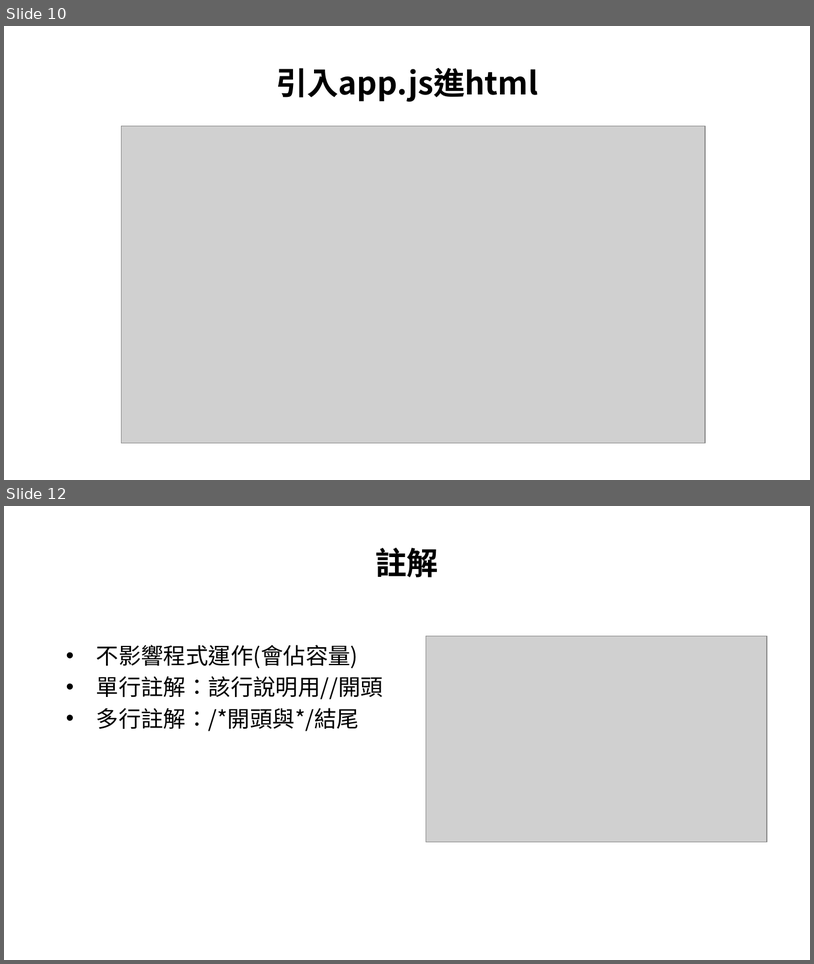
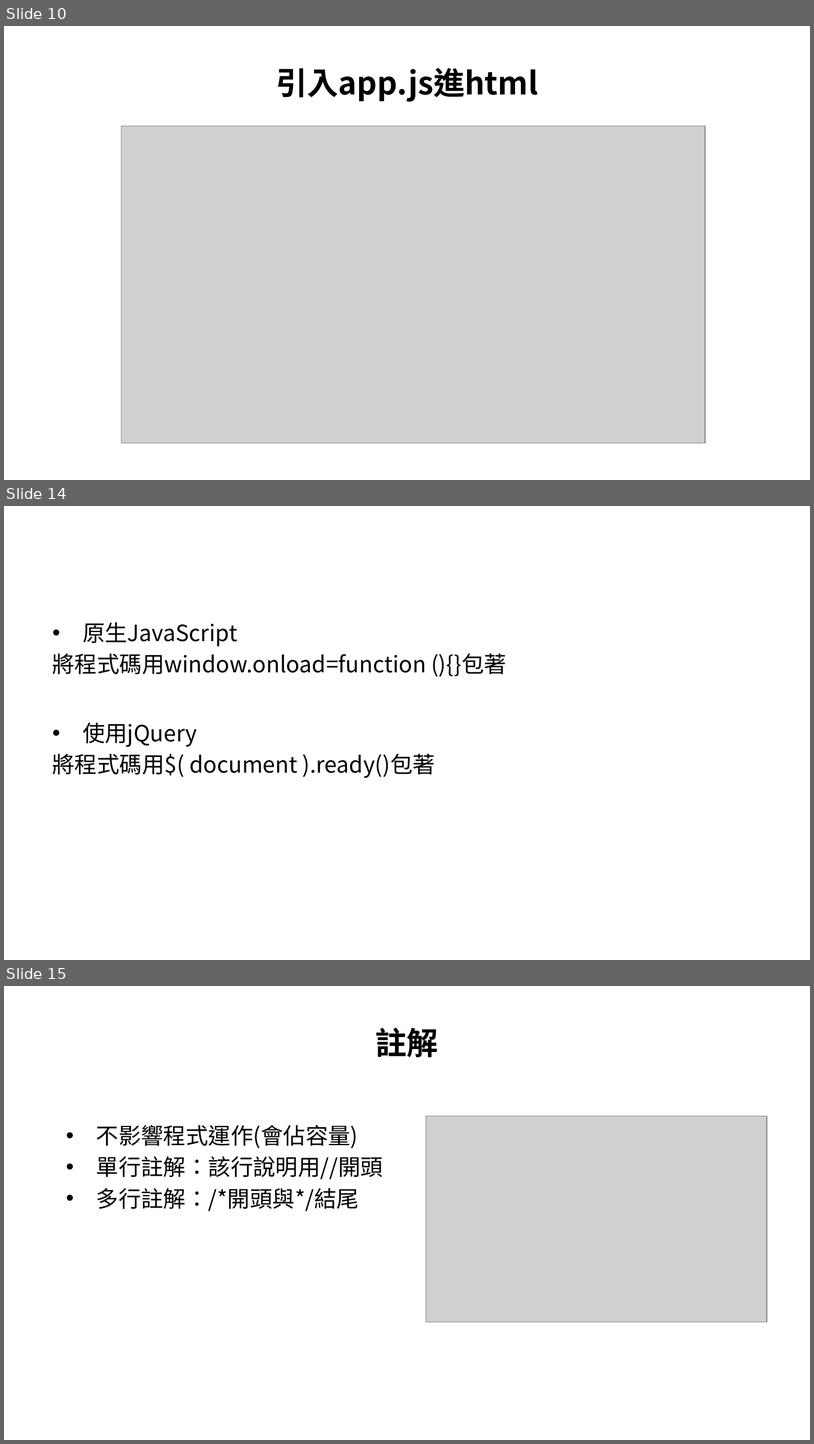
Before and after one commit to allen8101070/JavaScript-PPT, a slide deck: javaScript.pptx. Shown one above the other, each under a label of ours: slides 10 and 12 before the commit, slides 10, 14 and 15 after it; the slides between them are not shown. The pictures are 814x964 and 814x1444 pixels, drawn with LibreOffice and Linux fonts; fonts in the diff are those of the drawing; grey boxes stand for pictures; background and template pictures are left out. Boxes give left, top, right and bottom in pixels: in the first picture for what was removed or moved away, otherwise in the second. Text is boxed around its words. In the diff, an @@ line names an element or a change of style, - is before the commit and + after.

```diff
--- a/javaScript.pptx
+++ b/javaScript.pptx
@@ slide 14 added at bbox=[4, 506, 810, 960], background picture (left out) @@
@@ text added at bbox=[53, 622, 507, 778], 20 pt, text #000000 @@
+• 原生JavaScript
+將程式碼用window.onload=function (){}包著
+• 使用jQuery
+將程式碼用$( document ).ready()包著
@@ what was slide 12 is now slide 15 @@
```
Also in this commit, not shown: 2 slides changed, 4 other slides added, 1 slide removed, 1 other file.
